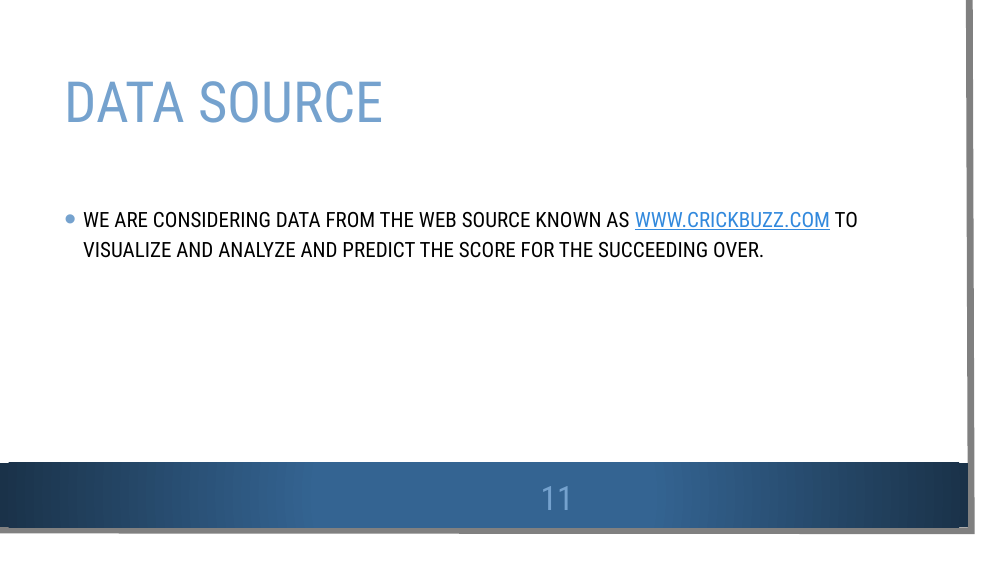
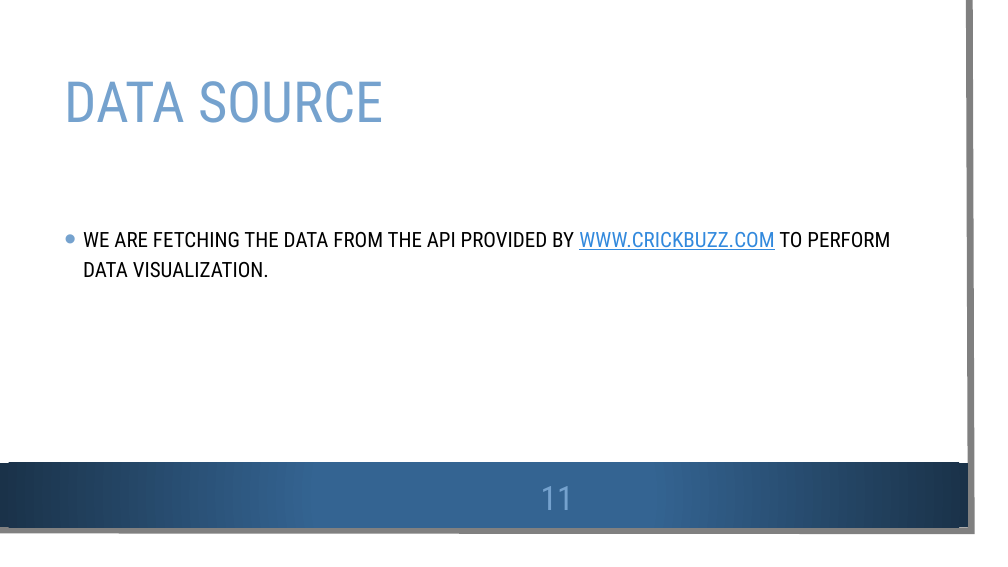
Before and after one commit to Deepthi1003/DataEncoders, a slide deck: slide 11 of Data Encoders.pptx. Drawn at 1008x567 pixels with LibreOffice and Linux fonts; fonts in the diff are those of the drawing; background and template pictures are left out. Boxes give left, top, right and bottom in pixels: in the first picture for what was removed or moved away, otherwise in the second. Text is boxed around its words. In the diff, an @@ line names an element or a change of style, - is before the commit and + after.

```diff
--- a/Data Encoders.pptx
+++ b/Data Encoders.pptx
@@ text at [83,232,890,278]: text changed @@
-• WE ARE CONSIDERING DATA FROM THE WEB SOURCE KNOWN AS WWW.CRICKBUZZ.COM TO VISUALIZE AND ANALYZE AND PREDICT THE SCORE FOR THE SUCCEEDING OVER.
+• WE ARE FETCHING THE DATA FROM THE API PROVIDED BY WWW.CRICKBUZZ.COM TO PERFORM DATA VISUALIZATION.
```
Also in this commit, not shown: 8 other slides changed, 1 other file.
